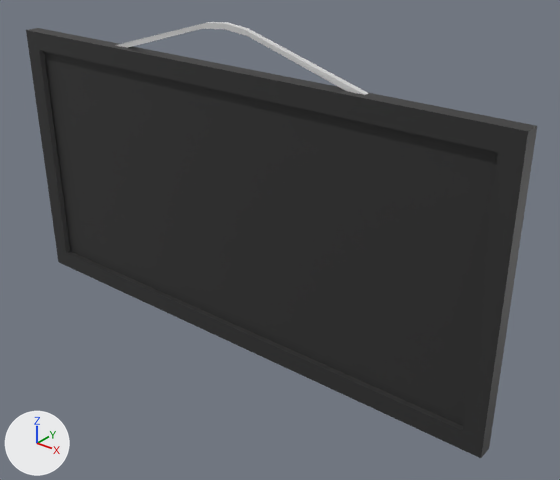
The Blender file Final project/models.blend: old version first, new version second.
Rendered twice from a camera (50 mm lens) standing at (2.3, -3.62, 2.15) and looking at (-0.65, 0.06, -0.14). The lights are fixed; the arrows at lower left show +X, +Y and +Z. The same objects are shown in both versions, whatever each file hides.

Before the edit, the objects in view are built like this:
```python
me_cube_033 = bpy.data.meshes.new('Cube.033')
me_cube_033.from_pydata(...)  # 36 vertices, 32 faces; spans x -3.0..1.0, y -0.11..0.0, z -1.0..1.27
# faces by material slot: [14, 18]
me_cube_033.materials.append(mat_black)  # black #2f2f2f
me_cube_033.materials.append(mat_room_base)  # light grey #dcdcdc
ob_frame3 = bpy.data.objects.new('Frame3', me_cube_033)
ob_frame3.location = (0.0, 0.0, 0.0)
```
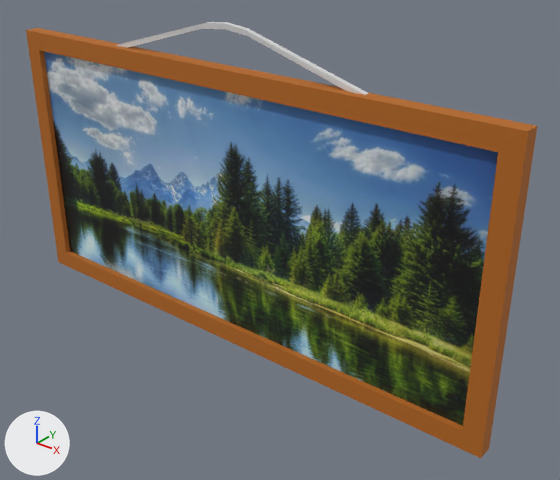
Boxes [x1, y1, x2, y2] around the edits, measured in the pictures (560 x 480 px):
```json
{"object": "Frame3", "change": "recoloured, surface changed", "before": [26, 28, 537, 458], "after": [26, 28, 537, 458]}
{"part": 1, "of": "me_cube_033", "change": "recoloured", "before": [26, 31, 70, 262], "after": [26, 31, 70, 262], "on screen": "black to brown"}
{"part": 2, "of": "me_cube_033", "change": "recoloured", "before": [59, 251, 480, 458], "after": [59, 251, 480, 458], "on screen": "black to brown"}
{"part": 3, "of": "me_cube_033", "change": "recoloured", "before": [26, 28, 536, 152], "after": [26, 28, 536, 152], "on screen": "black to brown"}
{"part": 4, "of": "me_cube_033", "change": "recoloured", "before": [462, 126, 537, 458], "after": [462, 126, 537, 458], "on screen": "black to brown"}
{"part": 5, "of": "me_cube_033", "change": "surface changed", "before": [44, 51, 498, 426], "after": [44, 51, 498, 426]}
```

Scene script edits in JSON lines:
```json
{"op": "add", "block": "img_frame3_jpg", "code": ["img_frame3_jpg = load_image('Frame3.jpg', 'Frame3.jpg', 1024, 512, 'sRGB')"]}
{"op": "add", "block": "mat_frame3", "code": ["mat_frame3 = principled_material('Frame3')", "mat_frame3.texture = img_frame3_jpg"]}
{"block": "me_cube_033", "where": "me_cube_033.from_pydata(...)  # 36 vertices, 32 faces; spans x -3.0..1.0, y -0.11..0.0, z -1.0..1.27"}
{"block": "me_cube_033", "where": "# used by ob_frame3; location = (0.0, 0.0, 0.0)"}
{"block": "me_cube_033", "change": "me_cube_033 part 1: all 3 faces centred in x -3.0..-2.86, y -0.11..-0.06, z 0.0 switch from mat_black (black #2f2f2f) to mat_room_floor (orange #b56719)"}
{"block": "me_cube_033", "change": "me_cube_033 part 2: all 3 faces centred in x -1.0, y -0.11..-0.06, z -1.0..-0.86 switch from mat_black (black #2f2f2f) to mat_room_floor (orange #b56719)"}
{"block": "me_cube_033", "change": "me_cube_033 part 3: all 3 faces centred in x -1.0, y -0.11..-0.06, z 0.86..1.0 switch from mat_black (black #2f2f2f) to mat_room_floor (orange #b56719)"}
{"block": "me_cube_033", "change": "me_cube_033 part 4: all 3 faces centred in x 0.86..1.0, y -0.11..-0.06, z 0.0 switch from mat_black (black #2f2f2f) to mat_room_floor (orange #b56719)"}
{"block": "me_cube_033", "change": "me_cube_033 part 5: texture (UV) coordinates of 1 of 32 faces, centred in x -1.0, y -0.07, z 0.0, changed; they spanned u 0.39..0.61, v 0.77..0.98 and now span u 0.0..1.0, v 0.0..1.0"}
{"op": "add", "block": "me_cube_033", "code": "me_cube_033.materials.append(mat_frame3)  # picture img_frame3_jpg"}
```
